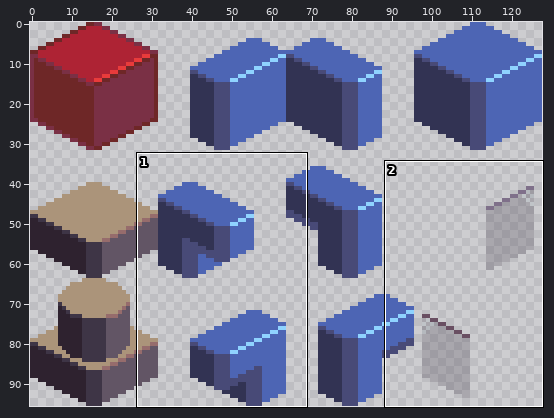
Pixel-art file, stored at Brackeys Game Jam 2025.1/tilemap.aseprite. Above: a wide view before the commit, with the close-up outlined.
Close-up. Before:
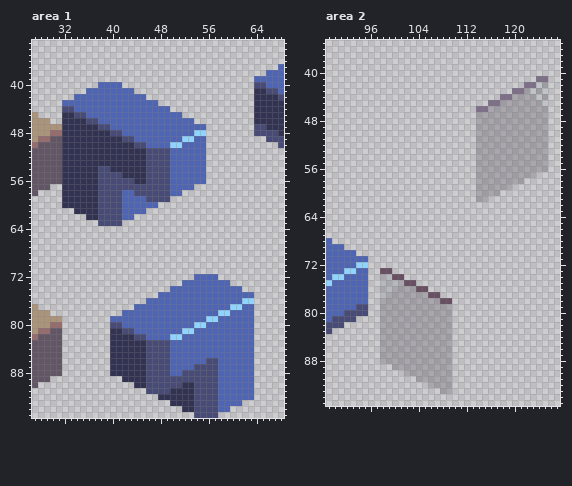
128x96 pixels, 1 frame. Shown: area 1: x 27..68, y 33..95; area 2: x 89..127, y 35..95.
After the commit:
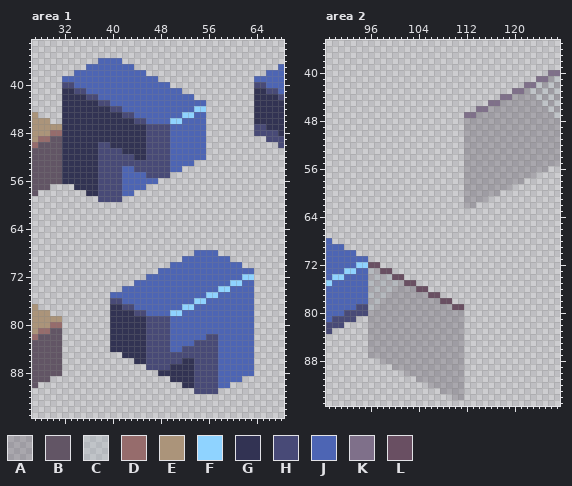
Palette (. is transparent): A #3e354640  B #625565  C #9babb240  D #966c6c  E #ab947a  F #8fd3ff  G #323353  H #484a77  J #4d65b4  K #7f708a  L #694f62
Edits made:
--- area 1, layer "wall"
@@ x 30..57 @@
 35 ............................
-36 ............................
-37 ............................
-38 ............................
-39 ............................
-40 ........JJJJ................
-41 ......JJJJJJJJ..............
-42 ....JJJJJJJJJJJJ............
-43 ..JJJJJJJJJJJJJJJJ..........
-44 ..HHJJJJJJJJJJJJJJJJ........
-45 ..GGHHJJJJJJJJJJJJJJJJ......
-46 ..GGGGHHJJJJJJJJJJJJJJJJ....
-47 EEGGGGGGHHJJJJJJJJJJJJJJJJ..
-48 DDGGGGGGGGHHJJJJJJJJJJJJFF..
-49 BBGGGGGGGGGGHHJJJJJJJJFFJJ..
-50 BBGGGGGGGGGGGGHHJJJJFFJJJJ..
-51 BBGGGGGGGGGGGGGGHHHHJJJJJJ..
-52 BBGGGGGGGGGGGGGGHHHHJJJJJJ..
-53 BBGGGGGGGGGGGGGGHHHHJJJJJJ..
-54 BBGGGGGGHHGGGGGGHHHHJJJJJJ..
-55 BBGGGGGGHHHHGGGGHHHHJJJJJJ..
-56 BBGGGGGGHHHHHHGGHHHHJJJJJJ..
-57 ..GGGGGGHHHHHHHHHHHHJJJJ....
-58 ..GGGGGGHHHHJJHHHHHHJJ......
-59 ..GGGGGGHHHHJJJJHHHH........
-60 ..GGGGGGHHHHJJJJJJ..........
-61 ....GGGGHHHHJJJJ............
-62 ......GGHHHHJJ..............
-63 ........HHHH................
+36 ........JJJJ................
+37 ......JJJJJJJJ..............
+38 ....JJJJJJJJJJJJ............
+39 ..JJJJJJJJJJJJJJJJ..........
+40 ..HHJJJJJJJJJJJJJJJJ........
+41 ..GGHHJJJJJJJJJJJJJJJJ......
+42 ..GGGGHHJJJJJJJJJJJJJJJJ....
+43 ..GGGGGGHHJJJJJJJJJJJJJJJJ..
+44 ..GGGGGGGGHHJJJJJJJJJJJJFF..
+45 ..GGGGGGGGGGHHJJJJJJJJFFJJ..
+46 ..GGGGGGGGGGGGHHJJJJFFJJJJ..
+47 EEGGGGGGGGGGGGGGHHHHJJJJJJ..
+48 DDGGGGGGGGGGGGGGHHHHJJJJJJ..
+49 BBGGGGGGGGGGGGGGHHHHJJJJJJ..
+50 BBGGGGGGHHGGGGGGHHHHJJJJJJ..
+51 BBGGGGGGHHHHGGGGHHHHJJJJJJ..
+52 BBGGGGGGHHHHHHGGHHHHJJJJJJ..
+53 BBGGGGGGHHHHHHHHHHHHJJJJ....
+54 BBGGGGGGHHHHJJHHHHHHJJ......
+55 BBGGGGGGHHHHJJJJHHHH........
+56 BBGGGGGGHHHHJJJJJJ..........
+57 ....GGGGHHHHJJJJ............
+58 ......GGHHHHJJ..............
+59 ........HHHH................
+60 ............................
+61 ............................
+62 ............................
+63 ............................
 64 ............................
@@ x 38..65 @@
 67 ............................
-68 ............................
-69 ............................
-70 ............................
-71 ............................
-72 ................JJJJ........
-73 ..............JJJJJJJJ......
-74 ............JJJJJJJJJJJJ....
-75 ..........JJJJJJJJJJJJJJJJ..
-76 ........JJJJJJJJJJJJJJJJFF..
-77 ......JJJJJJJJJJJJJJJJFFJJ..
-78 ....JJJJJJJJJJJJJJJJFFJJJJ..
-79 ..JJJJJJJJJJJJJJJJFFJJJJJJ..
-80 ..HHJJJJJJJJJJJJFFJJJJJJJJ..
-81 ..GGHHJJJJJJJJFFJJJJJJJJJJ..
-82 ..GGGGHHJJJJFFJJJJJJJJJJJJ..
-83 ..GGGGGGHHHHJJJJJJJJJJJJJJ..
-84 ..GGGGGGHHHHJJJJJJJJJJJJJJ..
-85 ..GGGGGGHHHHJJJJJJJJJJJJJJ..
-86 ..GGGGGGHHHHJJJJJJHHJJJJJJ..
-87 ..GGGGGGHHHHJJJJHHHHJJJJJJ..
-88 ..GGGGGGHHHHJJHHHHHHJJJJJJ..
-89 ....GGGGHHHHHHHHHHHHJJJJJJ..
-90 ......GGHHHHHHGGHHHHJJJJJJ..
-91 ........HHHHGGGGHHHHJJJJJJ..
-92 ..........GGGGGGHHHHJJJJJJ..
-93 ............GGGGHHHHJJJJ....
-94 ..............GGHHHHJJ......
-95 ................HHHH........
+68 ................JJJJ........
+69 ..............JJJJJJJJ......
+70 ............JJJJJJJJJJJJ....
+71 ..........JJJJJJJJJJJJJJJJ..
+72 ........JJJJJJJJJJJJJJJJFF..
+73 ......JJJJJJJJJJJJJJJJFFJJ..
+74 ....JJJJJJJJJJJJJJJJFFJJJJ..
+75 ..JJJJJJJJJJJJJJJJFFJJJJJJ..
+76 ..HHJJJJJJJJJJJJFFJJJJJJJJ..
+77 ..GGHHJJJJJJJJFFJJJJJJJJJJ..
+78 ..GGGGHHJJJJFFJJJJJJJJJJJJ..
+79 ..GGGGGGHHHHJJJJJJJJJJJJJJ..
+80 ..GGGGGGHHHHJJJJJJJJJJJJJJ..
+81 ..GGGGGGHHHHJJJJJJJJJJJJJJ..
+82 ..GGGGGGHHHHJJJJJJHHJJJJJJ..
+83 ..GGGGGGHHHHJJJJHHHHJJJJJJ..
+84 ..GGGGGGHHHHJJHHHHHHJJJJJJ..
+85 ....GGGGHHHHHHHHHHHHJJJJJJ..
+86 ......GGHHHHHHGGHHHHJJJJJJ..
+87 ........HHHHGGGGHHHHJJJJJJ..
+88 ..........GGGGGGHHHHJJJJJJ..
+89 ............GGGGHHHHJJJJ....
+90 ..............GGHHHHJJ......
+91 ................HHHH........
+92 ............................
+93 ............................
+94 ............................
+95 ............................
--- area 2, layer "wall"
@@ x 110..127 @@
 39 ..................
-40 ..................
-41 ..............KK..
-42 ............KKCA..
-43 ..........KKACAC..
-44 ........KKAAAACA..
-45 ......KKAAAAAAAC..
-46 ....KKAAAAAAAAAA..
-47 ....AAAAAAAAAAAA..
-48 ....AAAAAAAAAAAA..
-49 ....AAAAAAAAAAAA..
-50 ....AAAAAAAAAAAA..
-51 ....AAAAAAAAAAAA..
-52 ....AAAAAAAAAAAA..
-53 ....AAAAAAAAAAAA..
-54 ....AAAAAAAAAAAA..
-55 ....AAAAAAAAAAAA..
-56 ....AAAAAAAAAAAA..
-57 ....AAAAAAAAAA....
-58 ....AAAAAAAA......
-59 ....AAAAAA........
-60 ....AAAA..........
-61 ....AA............
-62 ..................
+40 ................KK
+41 ..............KKAC
+42 ............KKCACA
+43 ..........KKACACAC
+44 ........KKAAAACACA
+45 ......KKAAAAAAACAC
+46 ....KKAAAAAAAAAACA
+47 ..KKAAAAAAAAAAAAAC
+48 ..AAAAAAAAAAAAAAAA
+49 ..AAAAAAAAAAAAAAAA
+50 ..AAAAAAAAAAAAAAAA
+51 ..AAAAAAAAAAAAAAAA
+52 ..AAAAAAAAAAAAAAAA
+53 ..AAAAAAAAAAAAAAAA
+54 ..AAAAAAAAAAAAAAAA
+55 ..AAAAAAAAAAAAAAAA
+56 ..AAAAAAAAAAAAAA..
+57 ..AAAAAAAAAAAA....
+58 ..AAAAAAAAAA......
+59 ..AAAAAAAA........
+60 ..AAAAAA..........
+61 ..AAAA............
+62 ..AA..............
 63 ..................
@@ x 94..113 @@
 71 JJ..................
-72 FF..................
-73 JJ..LL..............
-74 JJ..ACLL............
-75 JJ..CACALL..........
-76 JJ..ACAAAALL........
-77 JJ..CAAAAAAALL......
-78 JJ..AAAAAAAAAALL....
-79 HH..AAAAAAAAAAAA....
-80 HH..AAAAAAAAAAAA....
-81 ....AAAAAAAAAAAA....
-82 ....AAAAAAAAAAAA....
-83 ....AAAAAAAAAAAA....
-84 ....AAAAAAAAAAAA....
-85 ....AAAAAAAAAAAA....
-86 ....AAAAAAAAAAAA....
-87 ....AAAAAAAAAAAA....
-88 ....AAAAAAAAAAAA....
-89 ......AAAAAAAAAA....
-90 ........AAAAAAAA....
-91 ..........AAAAAA....
-92 ............AAAA....
-93 ..............AA....
-94 ....................
+72 FFLL................
+73 JJCALL..............
+74 JJACACLL............
+75 JJCACACALL..........
+76 JJACACAAAALL........
+77 JJCACAAAAAAALL......
+78 JJACAAAAAAAAAALL....
+79 HHCAAAAAAAAAAAAALL..
+80 HHAAAAAAAAAAAAAAAA..
+81 ..AAAAAAAAAAAAAAAA..
+82 ..AAAAAAAAAAAAAAAA..
+83 ..AAAAAAAAAAAAAAAA..
+84 ..AAAAAAAAAAAAAAAA..
+85 ..AAAAAAAAAAAAAAAA..
+86 ..AAAAAAAAAAAAAAAA..
+87 ..AAAAAAAAAAAAAAAA..
+88 ....AAAAAAAAAAAAAA..
+89 ......AAAAAAAAAAAA..
+90 ........AAAAAAAAAA..
+91 ..........AAAAAAAA..
+92 ............AAAAAA..
+93 ..............AAAA..
+94 ................AA..
 95 ....................
Boxes around the changes in both close-ups, in picture pixels (x1, y1, x2, y2):
changed: (62, 58, 206, 226)
changed: (110, 250, 254, 418)
added: (548, 70, 560, 166)
added: (464, 112, 476, 208)
added: (368, 262, 380, 358)
added: (452, 304, 464, 400)
